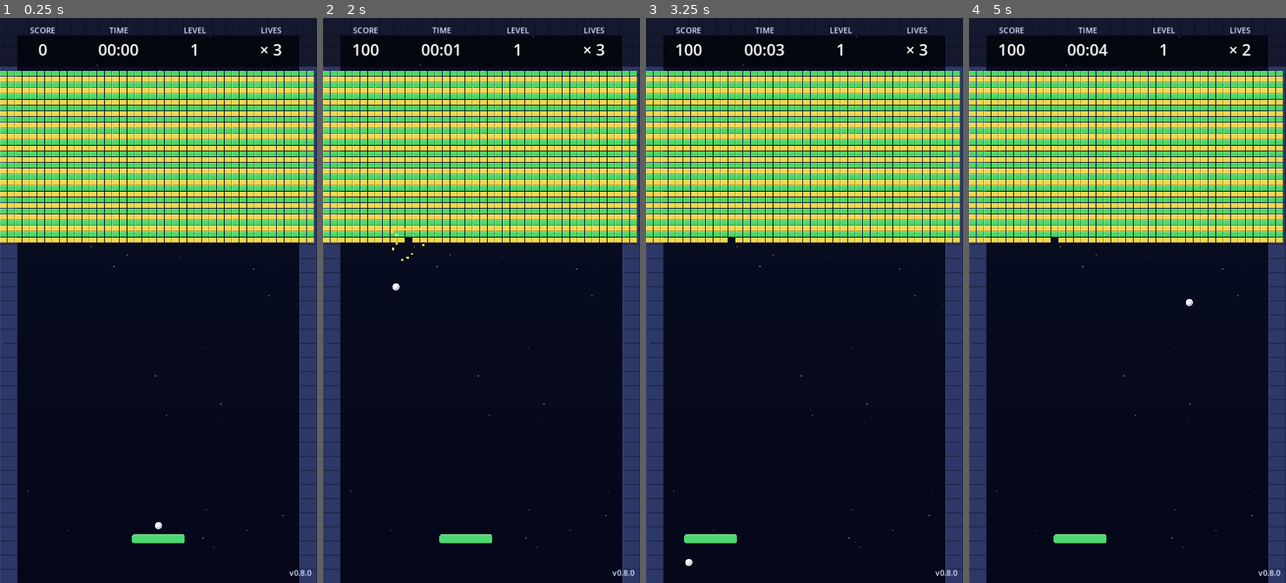
Above: before the commit, frames 1-4 (left to right).
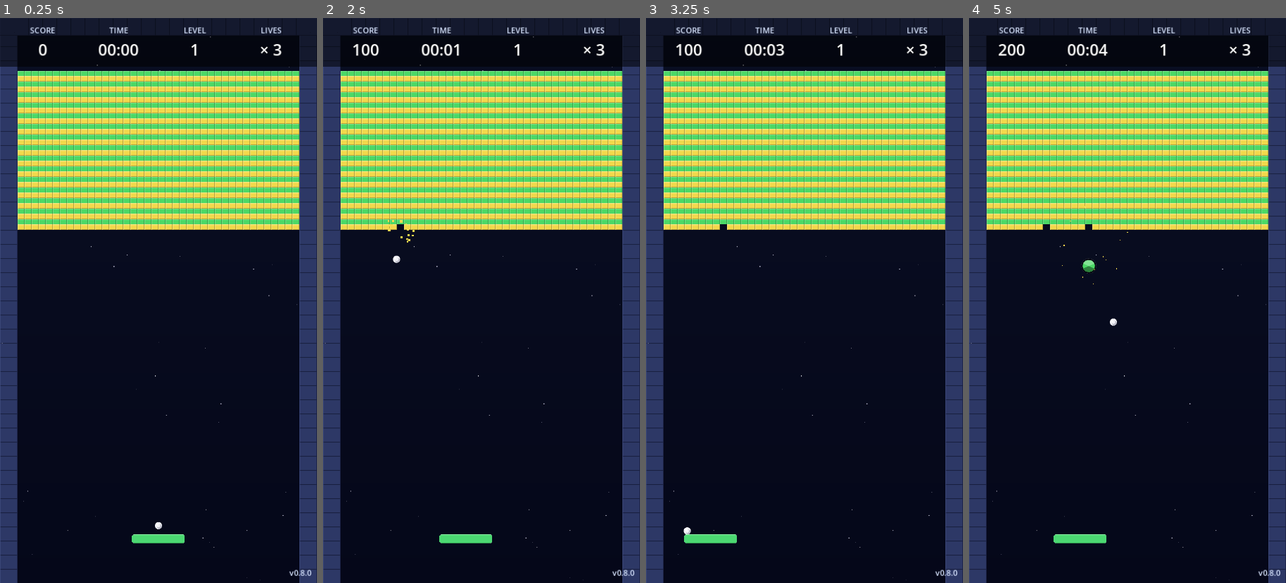
Above: after the commit, the same moments.

Repository: guangningsun/games
Game: Godot game, scene res://scenes/main.tscn
Same seed, same stepped clock (60 frames per second), same inputs: the game is played once before the commit and once after it.
Inputs (mouse positions are in pixels of both pictures, inside the frame that each line leads up to):
- Up to frame 1 (0.25 s): no input
- Up to frame 2 (2 s): tap Enter at 0.5 s; move the mouse to (551, 272) at 0.52 s; hold Right (paddle_right) 0.53-1.25 s; hold Space (launch_ball) 0.53-1.25 s; click (551, 272) at 0.67 s; drag from (418, 328) to (465, 413) at 1.27 s
- Up to frame 3 (3.25 s): move the mouse to (836, 176) at 2.02 s; hold Right (paddle_right) 2.03-2.75 s; hold Space (launch_ball) 2.03-2.75 s; drag from (788, 413) to (709, 215) at 2.77 s
- Up to frame 4 (5 s): move the mouse to (1222, 385) at 3.52 s; hold Left (paddle_left) 3.53-4.25 s; hold Space (launch_ball) 3.53-4.25 s; drag from (1032, 215) to (1079, 159) at 4.27 s

The runs differ from the first frame. In frame 1, 23% of the frame differs, in the area x 0-100%, y 9-40%; in frame 2, 23%; in frame 3, 23%; in frame 4, 23%, in the area x 0-100%, y 4-55%.

Commit message:
fix(M9): 边界砖块延伸到墙里导致球打不到
- 关卡 cols 42->40, gap 1->0, origin_x 0->40
- 40*16=640px 刚好填满玩区 [40,680]，不再埋进墙里
- 关卡 1: 1260->1200 砖（NORMAL/GOLD 1:1 交替 30 行）
- 关卡 2: pyramid 顶部从 2 砖扩到 18 砖，底部满铺 21 行
- 新增 --simulate-next-level CLI（跳关测试用）

Diff:
--- a/resources/levels/level_001.json
+++ b/resources/levels/level_001.json
@@ -1,42 +1,42 @@
 {
   "name": "Level 1 - Full Screen",
   "rows": 30,
-  "cols": 42,
+  "cols": 40,
   "brick_width": 16,
   "brick_height": 12,
-  "brick_gap": 1,
-  "origin_x": 0,
+  "brick_gap": 0,
+  "origin_x": 40,
   "origin_y": 120,
   "pattern": [
-    "111111111111111111111111111111111111111111",
-    "222222222222222222222222222222222222222222",
-    "111111111111111111111111111111111111111111",
-    "222222222222222222222222222222222222222222",
-    "111111111111111111111111111111111111111111",
-    "222222222222222222222222222222222222222222",
-    "111111111111111111111111111111111111111111",
-    "222222222222222222222222222222222222222222",
-    "111111111111111111111111111111111111111111",
-    "222222222222222222222222222222222222222222",
-    "111111111111111111111111111111111111111111",
-    "222222222222222222222222222222222222222222",
-    "111111111111111111111111111111111111111111",
-    "222222222222222222222222222222222222222222",
-    "111111111111111111111111111111111111111111",
-    "222222222222222222222222222222222222222222",
-    "111111111111111111111111111111111111111111",
-    "222222222222222222222222222222222222222222",
-    "111111111111111111111111111111111111111111",
-    "222222222222222222222222222222222222222222",
-    "111111111111111111111111111111111111111111",
-    "222222222222222222222222222222222222222222",
-    "111111111111111111111111111111111111111111",
-    "222222222222222222222222222222222222222222",
-    "111111111111111111111111111111111111111111",
-    "222222222222222222222222222222222222222222",
-    "111111111111111111111111111111111111111111",
-    "222222222222222222222222222222222222222222",
-    "111111111111111111111111111111111111111111",
-    "222222222222222222222222222222222222222222"
+    "1111111111111111111111111111111111111111",
+    "2222222222222222222222222222222222222222",
+    "1111111111111111111111111111111111111111",
+    "2222222222222222222222222222222222222222",
+    "1111111111111111111111111111111111111111",
+    "2222222222222222222222222222222222222222",
+    "1111111111111111111111111111111111111111",
+    "2222222222222222222222222222222222222222",
+    "1111111111111111111111111111111111111111",
+    "2222222222222222222222222222222222222222",
+    "1111111111111111111111111111111111111111",
+    "2222222222222222222222222222222222222222",
+    "1111111111111111111111111111111111111111",
+    "2222222222222222222222222222222222222222",
+    "1111111111111111111111111111111111111111",
+    "2222222222222222222222222222222222222222",
+    "1111111111111111111111111111111111111111",
+    "2222222222222222222222222222222222222222",
+    "1111111111111111111111111111111111111111",
+    "2222222222222222222222222222222222222222",
+    "1111111111111111111111111111111111111111",
+    "2222222222222222222222222222222222222222",
+    "1111111111111111111111111111111111111111",
+    "2222222222222222222222222222222222222222",
+    "1111111111111111111111111111111111111111",
+    "2222222222222222222222222222222222222222",
+    "1111111111111111111111111111111111111111",
+    "2222222222222222222222222222222222222222",
+    "1111111111111111111111111111111111111111",
+    "2222222222222222222222222222222222222222"
   ]
 }
--- a/resources/levels/level_002.json
+++ b/resources/levels/level_002.json
@@ -1,42 +1,42 @@
 {
   "name": "Level 2 - Pyramid Full",
   "rows": 30,
-  "cols": 42,
+  "cols": 40,
   "brick_width": 16,
   "brick_height": 12,
-  "brick_gap": 1,
-  "origin_x": 0,
+  "brick_gap": 0,
+  "origin_x": 40,
   "origin_y": 120,
   "pattern": [
-    "000000000000000000001100000000000000000000",
-    "000000000000000000222222000000000000000000",
-    "000000000000000011111111110000000000000000",
-    "000000000000002222222222222200000000000000",
-    "000000000000111111111111111111000000000000",
-    "000000000022222222222222222222220000000000",
-    "000000001111111111111111111111111100000000",
-    "000000222222222222222222222222222222000000",
-    "000011111111111111111111111111111111110000",
-    "222222222222222222222222222222222222222222",
-    "111111111111111111111111111111111111111111",
-    "222222222222222222222222222222222222222222",
-    "111111111111111111111111111111111111111111",
-    "222222222222222222222222222222222222222222",
-    "111111111111111111111111111111111111111111",
-    "222222222222222222222222222222222222222222",
-    "111111111111111111111111111111111111111111",
-    "222222222222222222222222222222222222222222",
-    "111111111111111111111111111111111111111111",
-    "222222222222222222222222222222222222222222",
-    "111111111111111111111111111111111111111111",
-    "222222222222222222222222222222222222222222",
-    "111111111111111111111111111111111111111111",
-    "222222222222222222222222222222222222222222",
-    "111111111111111111111111111111111111111111",
-    "222222222222222222222222222222222222222222",
-    "111111111111111111111111111111111111111111",
-    "222222222222222222222222222222222222222222",
-    "111111111111111111111111111111111111111111",
-    "222222222222222222222222222222222222222222"
+    "0000000000000000000220000000000000000000",
+    "0000000000000000001111000000000000000000",
+    "0000000000000000022222200000000000000000",
+    "0000000000000000111111110000000000000000",
+    "0000000000000002222222222000000000000000",
+    "0000000000000011111111111100000000000000",
+    "0000000000000222222222222220000000000000",
+    "0000000000001111111111111111000000000000",
+    "0000000000022222222222222222200000000000",
+    "2222222222222222222222222222222222222222",
+    "1111111111111111111111111111111111111111",
+    "2222222222222222222222222222222222222222",
+    "1111111111111111111111111111111111111111",
+    "2222222222222222222222222222222222222222",
+    "1111111111111111111111111111111111111111",
+    "2222222222222222222222222222222222222222",
+    "1111111111111111111111111111111111111111",
+    "2222222222222222222222222222222222222222",
+    "1111111111111111111111111111111111111111",
+    "2222222222222222222222222222222222222222",
+    "1111111111111111111111111111111111111111",
+    "2222222222222222222222222222222222222222",
+    "1111111111111111111111111111111111111111",
+    "2222222222222222222222222222222222222222",
+    "1111111111111111111111111111111111111111",
+    "2222222222222222222222222222222222222222",
+    "1111111111111111111111111111111111111111",
+    "2222222222222222222222222222222222222222",
+    "1111111111111111111111111111111111111111",
+    "2222222222222222222222222222222222222222"
   ]
 }
--- a/scripts/main.gd
+++ b/scripts/main.gd
@@ -330,6 +330,13 @@
 			brick.queue_free()
 		_bricks_remaining = 0
 		GameManager.level_cleared()
+	if "--simulate-next-level" in args:
+		# 测试用：跳到下一关（不显示 CLEAR UI）
+		await get_tree().create_timer(0.3).timeout
+		GameManager.current_level += 1
+		GameManager.level_changed.emit(GameManager.current_level)
+		GameManager._reset_level_time()
+		_load_current_level()
 	if "--simulate-game-over" in args:
 		# 测试用：0.5s 后立即触发 Game Over
 		await get_tree().create_timer(0.5).timeout
